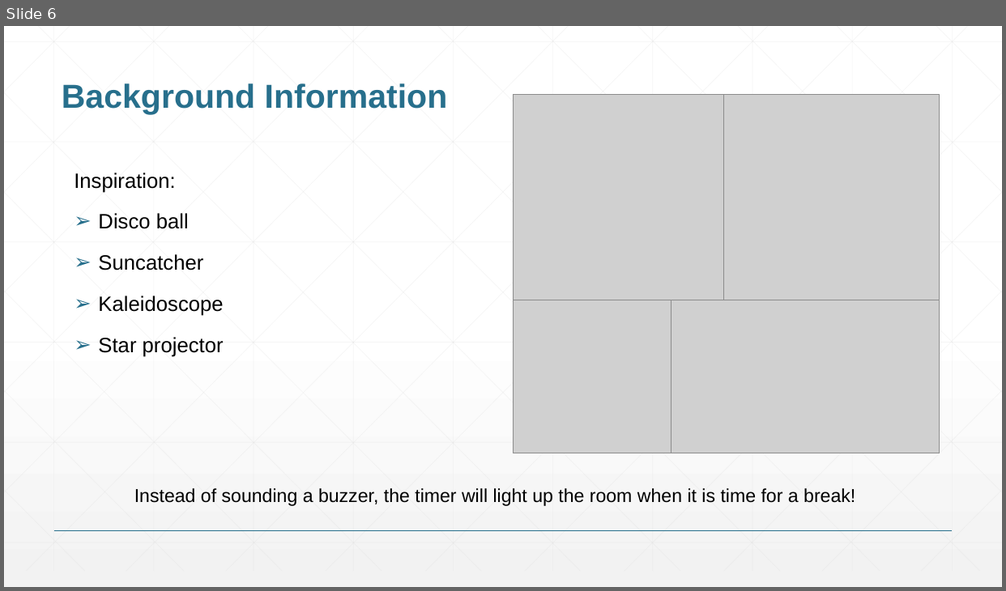
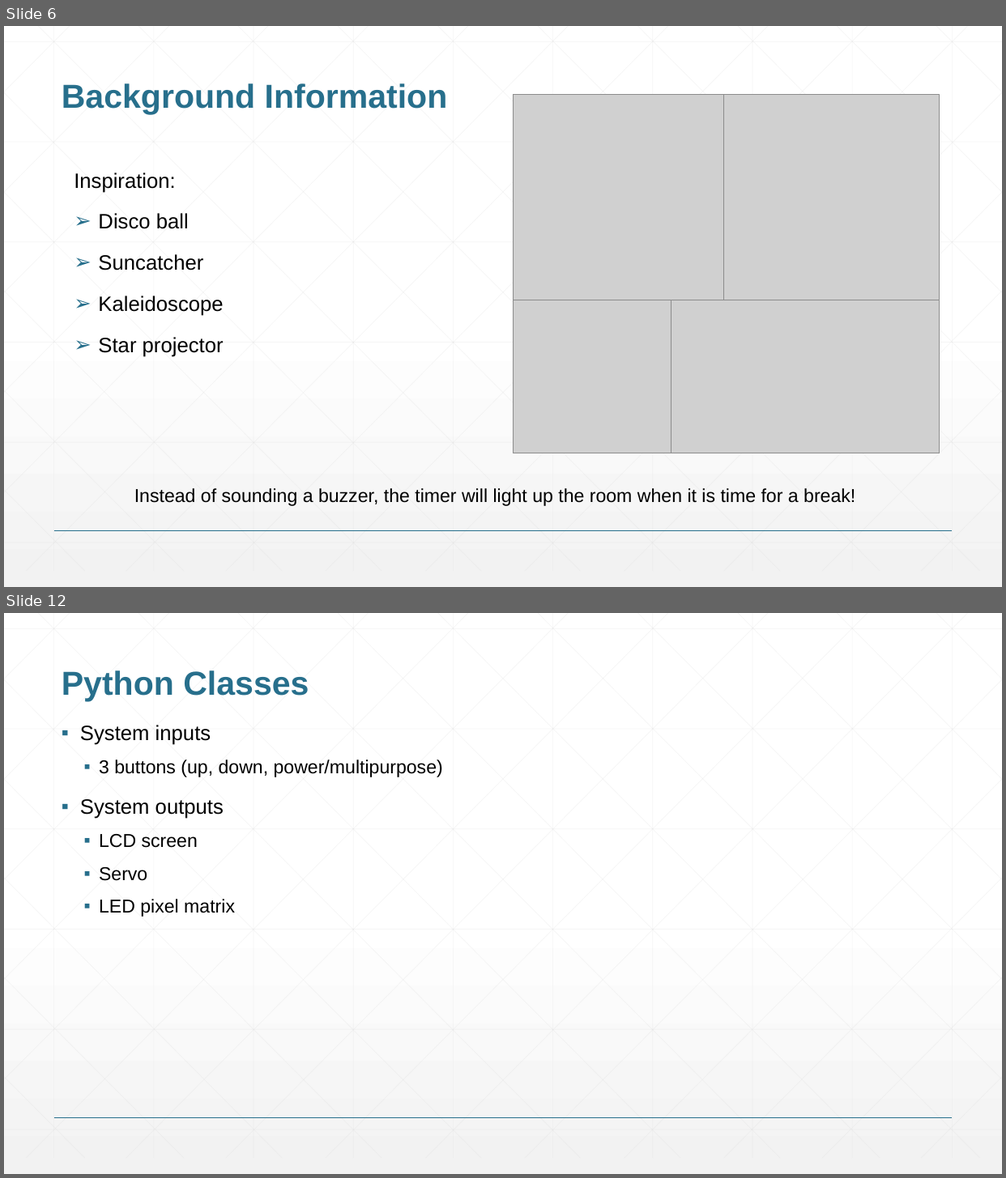
Before and after one commit to est-2/EDES301, a slide deck: project_01/docs/Tucker_EDES301_project_01_proposal.pptx. Shown one above the other, each under a label of ours: slide 6 before the commit, slides 6 and 12 after it; the slides between them are not shown. The pictures are 1006x591 and 1006x1178 pixels, drawn with LibreOffice and Linux fonts; fonts in the diff are those of the drawing; grey boxes stand for pictures. Boxes give left, top, right and bottom in pixels: in the first picture for what was removed or moved away, otherwise in the second. Text is boxed around its words. In the diff, an @@ line names an element or a change of style, - is before the commit and + after.

Commit message:
added software diagram and python classes

```diff
--- a/project_01/docs/Tucker_EDES301_project_01_proposal.pptx
+++ b/project_01/docs/Tucker_EDES301_project_01_proposal.pptx
@@ slide 12 added at (4,613,1002,1174), background gradient #FFFFFF to #F2F2F2; not listed: 47 template elements that a slide beside it also shows @@
@@ title added at (62,671,309,702), 32 pt, text #276F8B, bold @@
+Python Classes
@@ text added at (80,725,443,917), 18 pt, text #000000 @@
+▪ System inputs
+  ▪ 3 buttons (up, down, power/multipurpose)
+▪ System outputs
+  ▪ LCD screen
+  ▪ Servo
+  ▪ LED pixel matrix
```
Also in this commit, not shown: 5 slides changed, 1 other slide added, 1 other file.
